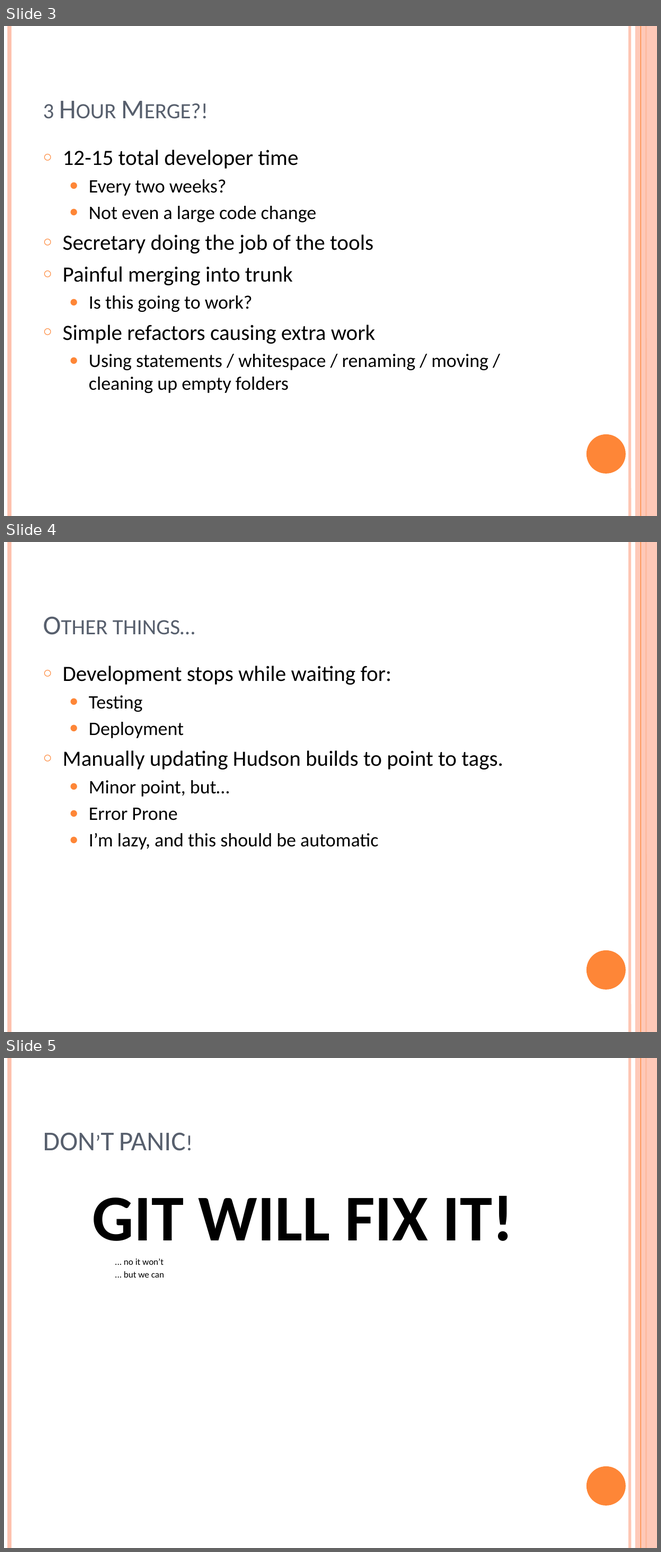
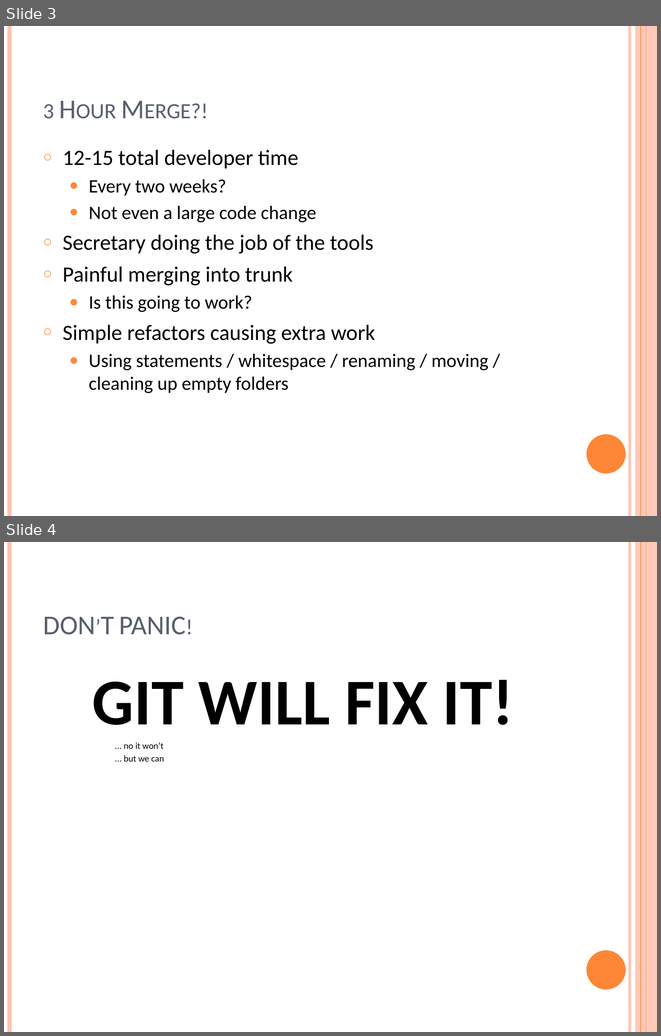
Before and after one commit to ungood/presentations, a slide deck: GitFlow/The Case for Git (Flow).pptx. Shown one above the other, each under a label of ours: slides 3, 4 and 5 before the commit, slides 3 and 4 after it. The pictures are 661x1552 and 661x1036 pixels, drawn with LibreOffice and Linux fonts; fonts in the diff are those of the drawing. Boxes give left, top, right and bottom in pixels: in the first picture for what was removed or moved away, otherwise in the second. Text is boxed around its words. In the diff, an @@ line names an element or a change of style, - is before the commit and + after.

```diff
--- a/GitFlow/The Case for Git (Flow).pptx
+++ b/GitFlow/The Case for Git (Flow).pptx
@@ slide 4 removed at (4,542,657,1032), background #FFFFFF; not listed: 6 template elements that a slide beside it also shows @@
@@ title removed at (113,620,195,635) @@
-Other things…
@@ text removed at (63,665,503,849) @@
-○ Development stops while waiting for:
-  ● Testing
-  ● Deployment
-○ Manually updating Hudson builds to point to tags.
-  ● Minor point, but…
-  ● Error Prone
-  ● I’m lazy, and this should be automatic
@@ what was slide 5 is now slide 4 @@
```
Also in this commit, not shown: 1 slide changed, 11 slides added, 1 other file.
